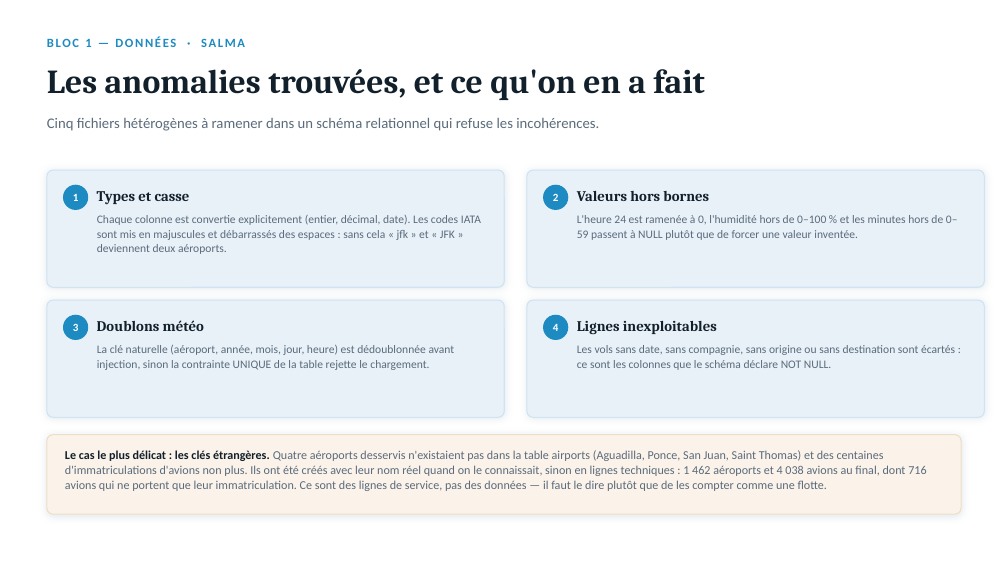
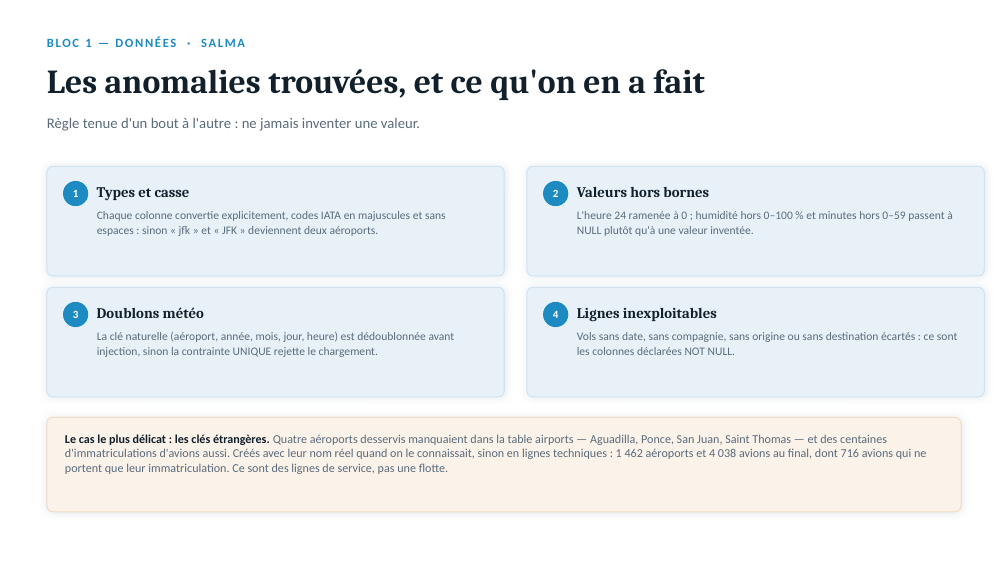
Before and after one commit to Salmabentisse/trafic-aerien-adp, a slide deck: slide 3 of presentation/Trafic_Aerien_ADP_presentation.pptx (slide 4 before the commit). Drawn at 1008x567 pixels with LibreOffice and Linux fonts; fonts in the diff are those of the drawing. Boxes give left, top, right and bottom in pixels: in the first picture for what was removed or moved away, otherwise in the second. Text is boxed around its words. In the diff, an @@ line names an element or a change of style, - is before the commit and + after.

```diff
--- a/presentation/Trafic_Aerien_ADP_presentation.pptx
+++ b/presentation/Trafic_Aerien_ADP_presentation.pptx
@@ text at box(47, 118, 420, 131): text changed @@
-Cinq fichiers hétérogènes à ramener dans un schéma relationnel qui refuse les incohérences.
+Règle tenue d'un bout à l'autre : ne jamais inventer une valeur.
@@ rounded rectangle: place and size @@
-rounded rectangle at box(47, 170, 504, 287)
+rounded rectangle at box(47, 166, 504, 276)
@@ rounded rectangle: place and size @@
-rounded rectangle at box(527, 170, 985, 287)
+rounded rectangle at box(527, 166, 985, 276)
@@ 4 texts, 2 ellipses: place and size @@
-4 texts, 2 ellipses at box(64, 185, 709, 209)
+4 texts, 2 ellipses at box(64, 181, 709, 206)
@@ text at box(97, 211, 446, 236): text changed @@
-Chaque colonne est convertie explicitement (entier, décimal, date). Les codes IATA sont mis en majuscules et débarrassés des espaces : sans cela « jfk » et « JFK » deviennent deux aéroports.
+Chaque colonne convertie explicitement, codes IATA en majuscules et sans espaces : sinon « jfk » et « JFK » deviennent deux aéroports.
@@ text at box(577, 211, 953, 236): text changed @@
-L'heure 24 est ramenée à 0, l'humidité hors de 0–100 % et les minutes hors de 0–59 passent à NULL plutôt que de forcer une valeur inventée.
+L'heure 24 ramenée à 0 ; humidité hors 0–100 % et minutes hors 0–59 passent à NULL plutôt qu'à une valeur inventée.
@@ rounded rectangle: place and size @@
-rounded rectangle at box(47, 300, 504, 417)
+rounded rectangle at box(47, 287, 504, 397)
@@ proportions changed in 5 elements at box(47, 166, 504, 276), box(527, 166, 985, 276), box(47, 417, 961, 512), box(47, 287, 504, 397), box(527, 287, 985, 397) @@
@@ rounded rectangle: place and size @@
-rounded rectangle at box(527, 300, 985, 417)
+rounded rectangle at box(527, 287, 985, 397)
@@ 4 texts, 2 ellipses: place and size @@
-4 texts, 2 ellipses at box(64, 315, 717, 340)
+4 texts, 2 ellipses at box(64, 302, 717, 327)
@@ text at box(97, 332, 455, 357): text changed @@
-La clé naturelle (aéroport, année, mois, jour, heure) est dédoublonnée avant injection, sinon la contrainte UNIQUE de la table rejette le chargement.
+La clé naturelle (aéroport, année, mois, jour, heure) est dédoublonnée avant injection, sinon la contrainte UNIQUE rejette le chargement.
@@ text at box(577, 332, 957, 355): text changed @@
-Les vols sans date, sans compagnie, sans origine ou sans destination sont écartés : ce sont les colonnes que le schéma déclare NOT NULL.
+Vols sans date, sans compagnie, sans origine ou sans destination écartés : ce sont les colonnes déclarées NOT NULL.
@@ rounded rectangle: place and size @@
-rounded rectangle at box(47, 435, 961, 514)
+rounded rectangle at box(47, 417, 961, 512)
@@ text at box(65, 434, 926, 474): text changed @@
-Le cas le plus délicat : les clés étrangères. Quatre aéroports desservis n'existaient pas dans la table airports (Aguadilla, Ponce, San Juan, Saint Thomas) et des centaines d'immatriculations d'avions non plus. Ils ont été créés avec leur nom réel quand on le connaissait, sinon en lignes techniques : 1 462 aéroports et 4 038 avions au final, dont 716 avions qui ne portent que leur immatriculation. Ce sont des lignes de service, pas des données — il faut le dire plutôt que de les compter comme une flotte.
+Le cas le plus délicat : les clés étrangères. Quatre aéroports desservis manquaient dans la table airports — Aguadilla, Ponce, San Juan, Saint Thomas — et des centaines d'immatriculations d'avions aussi. Créés avec leur nom réel quand on le connaissait, sinon en lignes techniques : 1 462 aéroports et 4 038 avions au final, dont 716 avions qui ne portent que leur immatriculation. Ce sont des lignes de service, pas une flotte.
```
Also in this commit, not shown: 6 other slides changed, 6 slides added, 12 slides removed, 1 other file.
